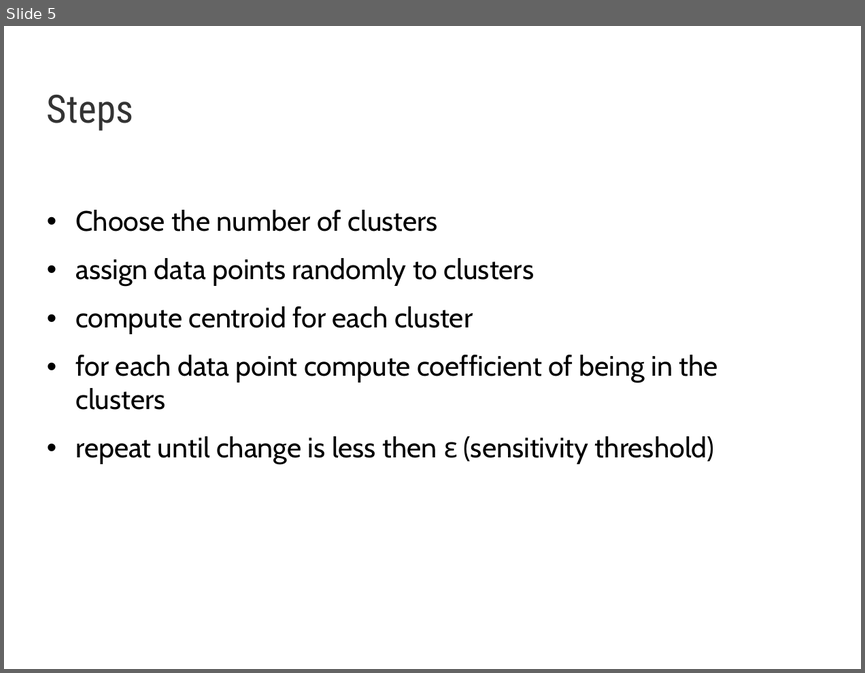
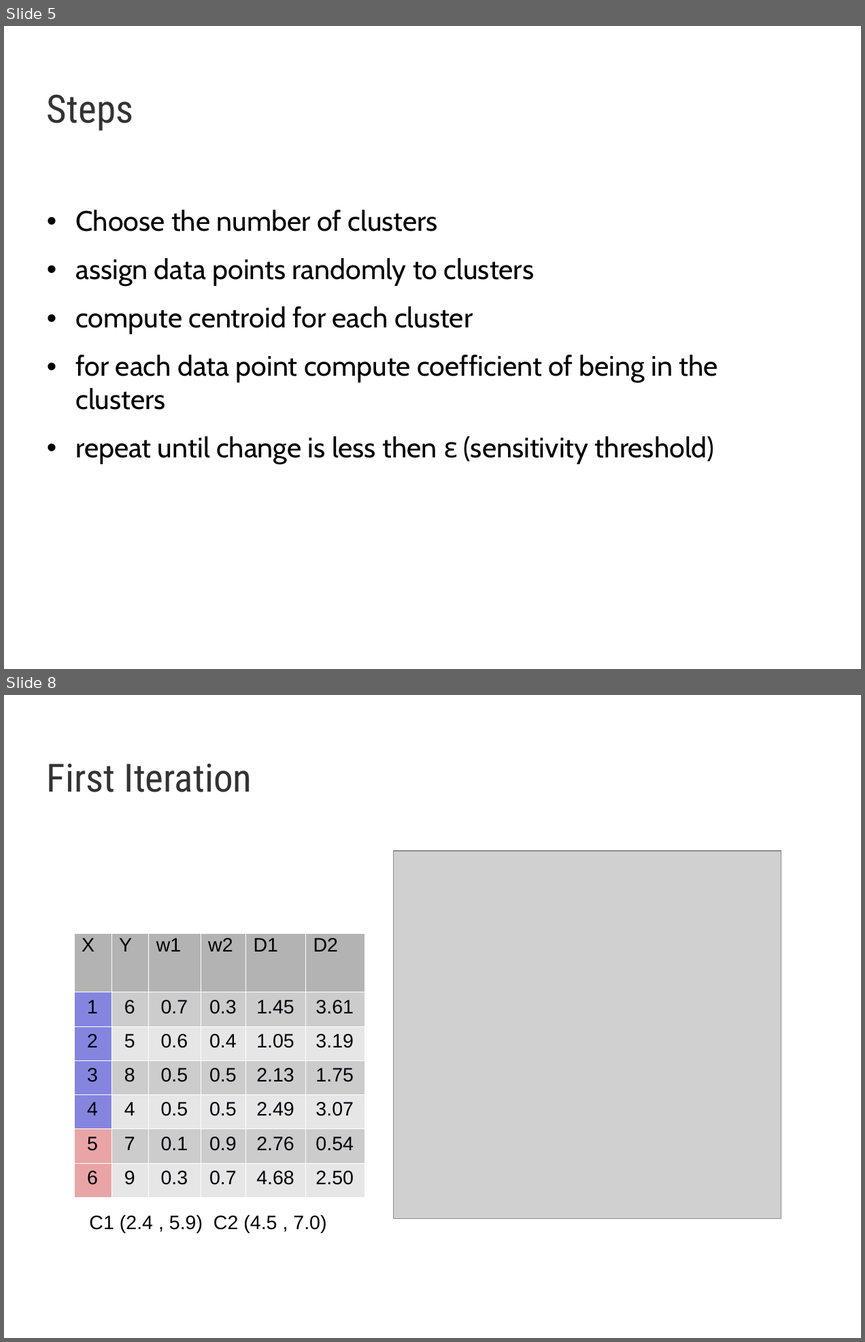
Before and after one commit to AndyTheFactory/DM, a slide deck: Prezentare/FCM.ppt. Shown one above the other, each under a label of ours: slide 5 before the commit, slides 5 and 8 after it; the slides between them are not shown. The pictures are 865x673 and 865x1342 pixels, drawn with LibreOffice and Linux fonts; fonts in the diff are those of the drawing; grey boxes stand for pictures; background and template pictures are left out. Boxes give left, top, right and bottom in pixels: in the first picture for what was removed or moved away, otherwise in the second. Text is boxed around its words. In the diff, an @@ line names an element or a change of style, - is before the commit and + after.

```diff
--- a/Prezentare/FCM.ppt
+++ b/Prezentare/FCM.ppt
@@ slide 8 added at <box>4,695,861,1338</box>, background picture (left out) @@
@@ text added at <box>47,764,252,792</box>, 36 pt, text #333333 @@
+First Iteration
@@ picture added at <box>394,851,781,1218</box> @@
@@ table added at <box>74,933,365,1196</box>, 7 rows, 6 columns @@
+X | Y | w1 | w2 | D1 | D2
+1 | 6 | 0.7 | 0.3 | 1.45 | 3.61
+2 | 5 | 0.6 | 0.4 | 1.05 | 3.19
+3 | 8 | 0.5 | 0.5 | 2.13 | 1.75
+4 | 4 | 0.5 | 0.5 | 2.49 | 3.07
+5 | 7 | 0.1 | 0.9 | 2.76 | 0.54
+6 | 9 | 0.3 | 0.7 | 4.68 | 2.50
@@ text added at <box>89,1215,326,1233</box>, 18 pt, text #000000 @@
+C1 (2.4 , 5.9) C2 (4.5 , 7.0)
```
Also in this commit, not shown: 3 slides changed, 5 other slides added, 5 other files.
